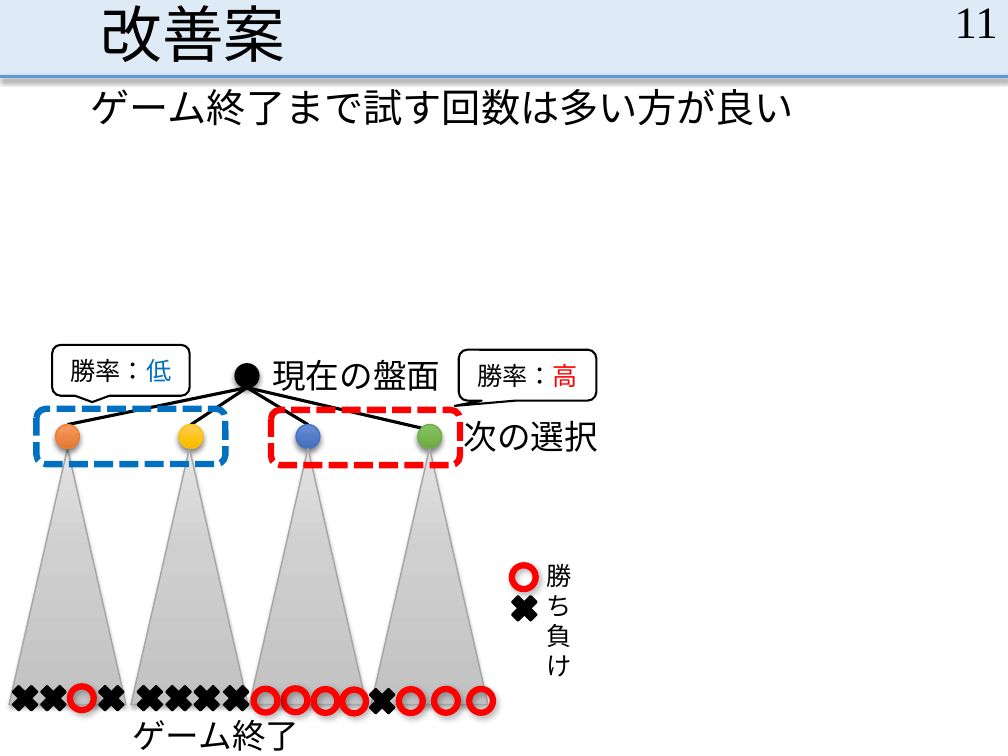
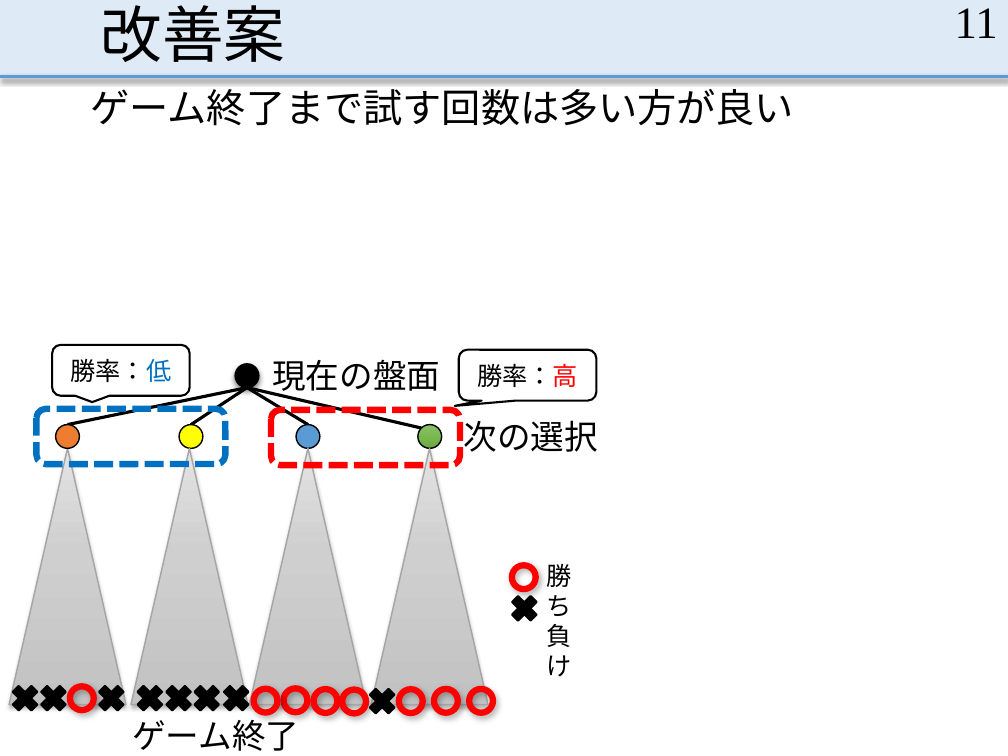
Before and after one commit to MasayaOda/SR, a slide deck: slide 11 of 中間発表.pptx. Drawn at 1008x756 pixels with LibreOffice and Linux fonts; fonts in the diff are those of the drawing. Boxes give left, top, right and bottom in pixels: in the first picture for what was removed or moved away, otherwise in the second. Text is boxed around its words. In the diff, an @@ line names an element or a change of style, - is before the commit and + after.

```diff
--- a/中間発表.pptx
+++ b/中間発表.pptx
@@ ellipse at [55, 424, 80, 449]: fill gradient #FB9B64 to #EB8844 to #E3782F to #ED7D31; outline #ED7D31 1 pt to #000000 1 pt; shadow off @@
@@ ellipse at [179, 424, 204, 449]: fill gradient #FFD063 to #FFC410 to #F5B800 to #FFFF00; outline #FFC000 1 pt to #000000 1 pt; shadow off @@
@@ ellipse at [296, 424, 321, 449]: fill gradient #6A8ED7 to #527CC6 to #416DBC to #5B9BD5; outline #4472C4 1 pt to #000000 1 pt; shadow off @@
@@ ellipse at [418, 424, 443, 449]: outline #70AD47 1 pt to #000000 1 pt; shadow off @@
```
Also in this commit, not shown: 4 other slides changed.
